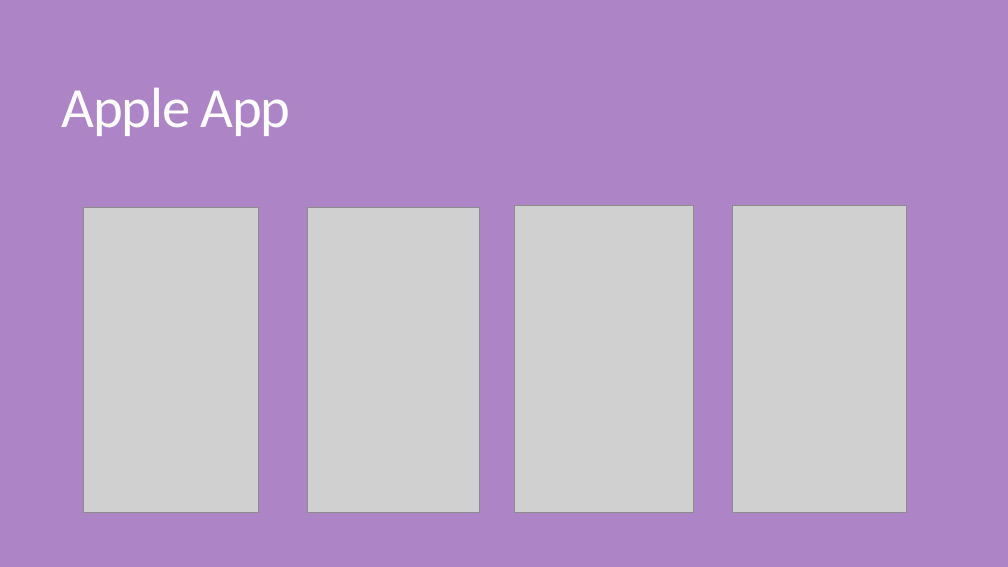
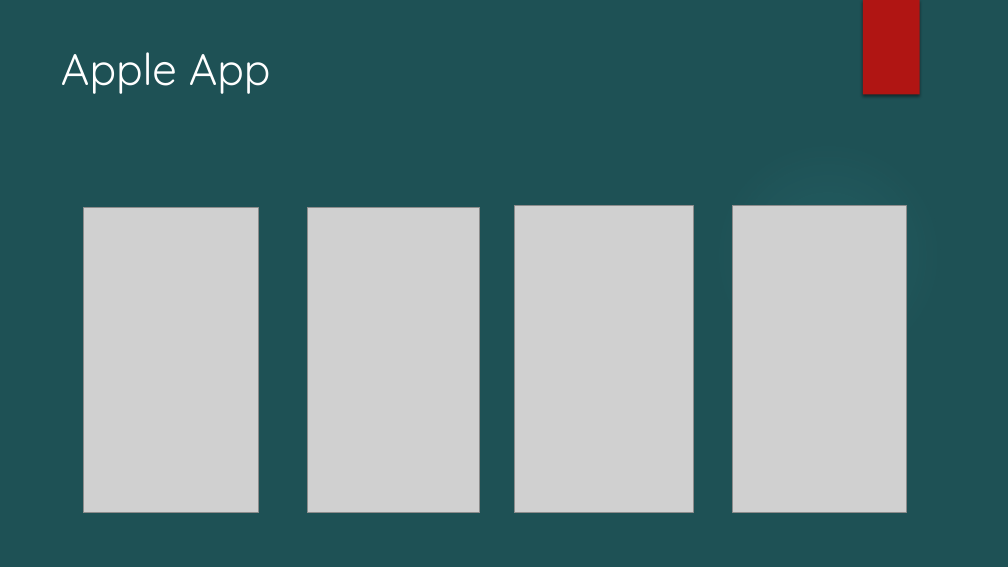
Before and after one commit to DucksDucksDucks/Game_Of_Phones_Design, a slide deck: slide 10 of Presentations/Sprint One Presentation Final.pptx. Drawn at 1008x567 pixels with LibreOffice and Linux fonts; fonts in the diff are those of the drawing; grey boxes stand for pictures; background and template pictures are left out. Boxes give left, top, right and bottom in pixels: in the first picture for what was removed or moved away, otherwise in the second. Text is boxed around its words. In the diff, an @@ line names an element or a change of style, - is before the commit and + after.

```diff
--- a/Presentations/Sprint One Presentation Final.pptx
+++ b/Presentations/Sprint One Presentation Final.pptx
@@ background #AD84C6 to #1E5155 @@
@@ rectangle added at box(863, 0, 920, 95), fill #B01513 @@
@@ title "Apple App" at box(61, 52, 271, 94): size 54 to 42 pt, font Calibri to Quicksand, letter spacing -1.2 to 0 pt; line spacing 0.85 to 1; vertical alignment middle to top @@
@@ ellipse added at box(712, 138, 944, 371), fill gradient #50B9C1 @@
```
Also in this commit, not shown: 12 other slides changed.
